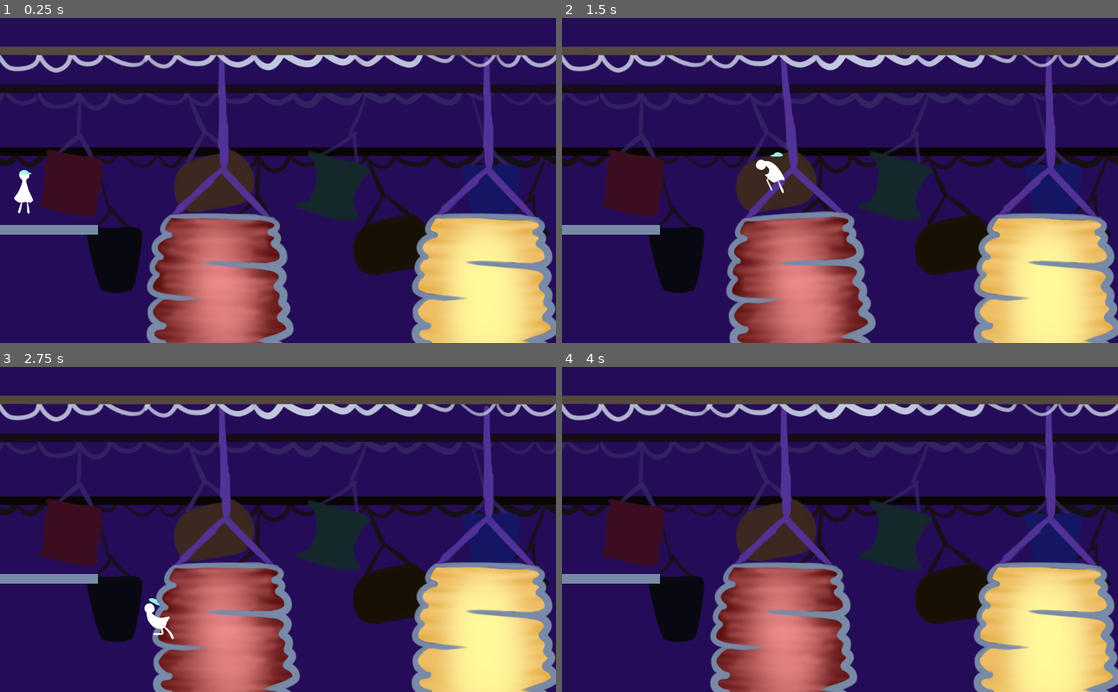
Above: before the commit, frames 1-4 (two rows, left to right).
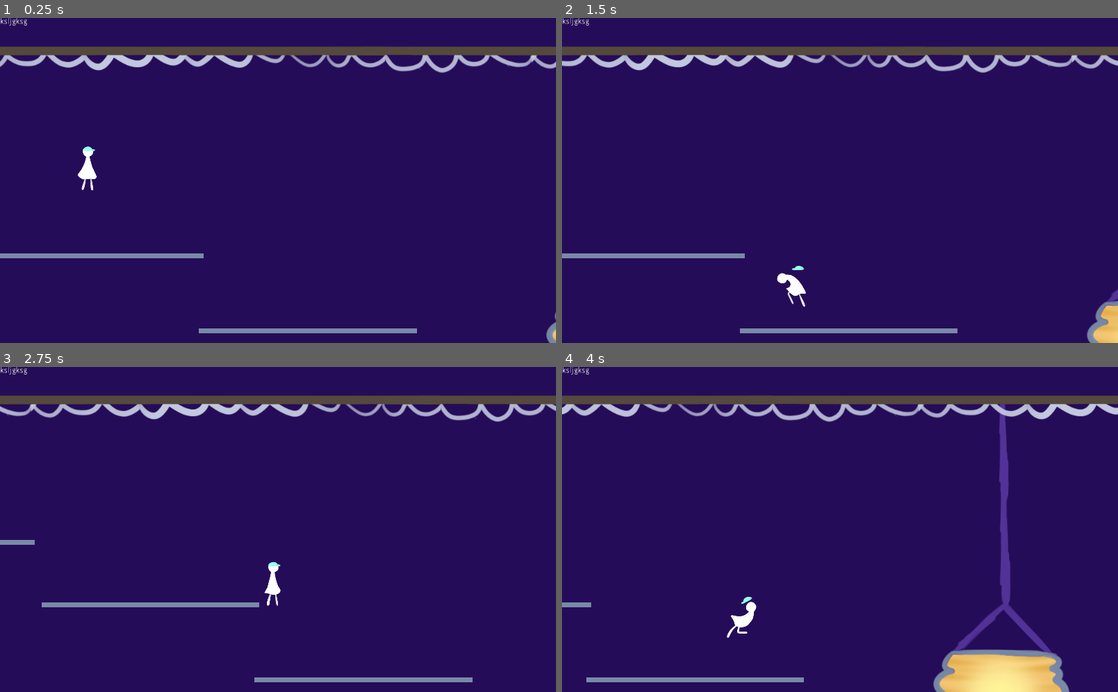
Above: after the commit, the same moments.

Repository: bucketfish/lanterns-mooncakes
Game: Godot game, scene res://base.tscn
Same seed, same stepped clock (60 frames per second), same inputs: the game is played once before the commit and once after it.
Inputs:
- Up to frame 1 (0.25 s): no input
- Up to frame 2 (1.5 s): hold Right (right) 0.53-1.28 s; hold Z (jump) 0.53-1.28 s; hold Left (left) from 1.28 s (still down); tap Z (jump) at 1.35 s
- Up to frame 3 (2.75 s): tap Z (jump) at 1.52, 1.82 s; release Left (left) at 2.03 s; hold Right (right) from 2.03 s (still down); hold Z (jump) from 2.03 s (still down)
- Up to frame 4 (4 s): release Z (jump) at 2.78 s; tap Z (jump) at 2.85, 3.02, 3.32 s; release Right (right) at 3.53 s; hold Left (left) from 3.53 s (still down); hold Z (jump) from 3.53 s (still down)

The runs differ from the first frame. In frame 1, 40% of the frame differs, in the area x 0-100%, y 0-100%; in frame 2, 40%; in frame 3, 40%; in frame 4, 41%.

Commit message:
levels done

Diff:
--- a/godot/base.gd
+++ b/godot/base.gd
@@ -3,7 +3,7 @@
 var state = "play"
 
 
-onready var debug = $debug
+onready var debug = $CanvasLayer/Control/debug
 onready var respawn = $respawn
 onready var player = $player
 # Called when the node enters the scene tree for the first time.
@@ -15,8 +15,9 @@
 # Called every frame. 'delta' is the elapsed time since the previous frame.
 #func _process(delta):
 #	pass
+func respawn():
+	player.global_position = respawn.global_position
 
-
-func _on_death_body_entered(body):
-	if body.is_in_group("player"):
-		body.global_position = respawn.global_position
+#func _on_death_body_entered(body):
+#	if body.is_in_group("player"):
+#		respawn()
--- a/godot/base.tscn
+++ b/godot/base.tscn
@@ -10,9 +10,7 @@
 [ext_resource path="res://floor.tscn" type="PackedScene" id=8]
 [ext_resource path="res://lanterns/stick.png" type="Texture" id=9]
 [ext_resource path="res://building/building.tscn" type="PackedScene" id=10]
-
-[sub_resource type="RectangleShape2D" id=1]
-extents = Vector2( 2000, 10 )
+[ext_resource path="res://building/building.png" type="Texture" id=11]
 
 [sub_resource type="RectangleShape2D" id=2]
 extents = Vector2( 312.5, 81.5 )
@@ -20,6 +18,14 @@
 [node name="base" type="Node2D"]
 script = ExtResource( 2 )
 
+[node name="Building" type="Sprite" parent="."]
+position = Vector2( -311, 333 )
+texture = ExtResource( 11 )
+
+[node name="floor5" parent="." instance=ExtResource( 8 )]
+position = Vector2( -14, -274 )
+rotation = 1.5708
+
 [node name="room1" type="Node2D" parent="."]
 
 [node name="lantern" parent="room1" instance=ExtResource( 3 )]
@@ -51,6 +57,7 @@
 texture = ExtResource( 4 )
 
 [node name="floor" parent="room1" instance=ExtResource( 8 )]
+position = Vector2( -890, 280 )
 
 [node name="floor2" parent="room1" instance=ExtResource( 8 )]
 position = Vector2( 1311, 268 )
@@ -72,101 +79,366 @@
 position = Vector2( 3672, 247 )
 scale = Vector2( 0.1, 1 )
 
+[node name="building" parent="." instance=ExtResource( 10 )]
+position = Vector2( 4198, 0 )
+scale = Vector2( -1, 1 )
+
+[node name="room2" type="Node2D" parent="."]
+position = Vector2( -264, 0 )
+
+[node name="floor6" parent="room2" instance=ExtResource( 8 )]
+position = Vector2( 4697, 432 )
+scale = Vector2( 0.369178, 0.706312 )
+
+[node name="lantern3" parent="room2" instance=ExtResource( 3 )]
+position = Vector2( 5561, 82 )
+collision_mask = 0
+
+[node name="Sprite" parent="room2/lantern3" index="0"]
+position = Vector2( 2, 281 )
+texture = ExtResource( 5 )
+
+[node name="CollisionShape2D2" parent="room2/lantern3" index="1"]
+position = Vector2( -0.5, 363.5 )
+shape = SubResource( 2 )
+
+[node name="lantern6" parent="room2" instance=ExtResource( 3 )]
+position = Vector2( 6953, 68 )
+collision_mask = 0
+
+[node name="Sprite" parent="room2/lantern6" index="0"]
+position = Vector2( 2, 281 )
+texture = ExtResource( 5 )
+
+[node name="CollisionShape2D2" parent="room2/lantern6" index="1"]
+position = Vector2( -0.5, 363.5 )
+shape = SubResource( 2 )
+
+[node name="lantern7" parent="room2" instance=ExtResource( 3 )]
+position = Vector2( 8023, 63 )
+collision_mask = 0
+
+[node name="Sprite" parent="room2/lantern7" index="0"]
+position = Vector2( 2, 393 )
+texture = ExtResource( 5 )
+
+[node name="CollisionShape2D2" parent="room2/lantern7" index="1"]
+position = Vector2( -0.5, 475.5 )
+shape = SubResource( 2 )
+
+[node name="Sprite2" type="Sprite" parent="room2/lantern7"]
+position = Vector2( 9, 256 )
+texture = ExtResource( 9 )
+
+[node name="lantern8" parent="room2" instance=ExtResource( 3 )]
+position = Vector2( 8812, 65 )
+
+[node name="floor5" parent="room2" instance=ExtResource( 8 )]
+position = Vector2( 6251, 407 )
+scale = Vector2( 0.169119, 0.706312 )
+
+[node name="floor8" parent="room2" instance=ExtResource( 8 )]
+position = Vector2( 9072, 233 )
+scale = Vector2( 0.169119, 0.706312 )
+
+[node name="lantern2" parent="room2" instance=ExtResource( 3 )]
+position = Vector2( 9546, 72 )
+
+[node name="Sprite" parent="room2/lantern2" index="0"]
+texture = ExtResource( 4 )
+
+[node name="floor9" parent="room2" instance=ExtResource( 8 )]
+position = Vector2( 9825, 233 )
+scale = Vector2( 0.169119, 0.706312 )
+
+[node name="floor10" parent="room2" instance=ExtResource( 8 )]
+position = Vector2( 10091, 376 )
+scale = Vector2( 0.169119, 0.706312 )
+
+[node name="floor11" parent="room2" instance=ExtResource( 8 )]
+position = Vector2( 11233, 432 )
+scale = Vector2( 0.169119, 0.706312 )
+
+[node name="lantern9" parent="room2" instance=ExtResource( 3 )]
+position = Vector2( 10717, 66 )
+collision_mask = 0
+
+[node name="Sprite" parent="room2/lantern9" index="0"]
+position = Vector2( 2, 393 )
+texture = ExtResource( 5 )
+
+[node name="CollisionShape2D2" parent="room2/lantern9" index="1"]
+position = Vector2( -0.5, 475.5 )
+shape = SubResource( 2 )
+
+[node name="Sprite2" type="Sprite" parent="room2/lantern9"]
+position = Vector2( 9, 256 )
+texture = ExtResource( 9 )
+
+[node name="building2" parent="." instance=ExtResource( 10 )]
+position = Vector2( 11382, 0 )
+rotation = 3.14159
+scale = Vector2( -1, -1 )
+
+[node name="room3" type="Node2D" parent="."]
+position = Vector2( 11974, 0 )
+
+[node name="floor5" parent="room3" instance=ExtResource( 8 )]
+position = Vector2( -171, 244 )
+scale = Vector2( 0.169119, 0.706312 )
+
+[node name="floor6" parent="room3" instance=ExtResource( 8 )]
+position = Vector2( 556, 250 )
+scale = Vector2( 0.3, 1 )
+
+[node name="lantern2" parent="room3" instance=ExtResource( 3 )]
+position = Vector2( 1308, 58 )
+
+[node name="Sprite" parent="room3/lantern2" index="0"]
+texture = ExtResource( 4 )
+
+[node name="floor7" parent="room3" instance=ExtResource( 8 )]
+position = Vector2( 2102, 499 )
+scale = Vector2( 0.3, 1 )
+
+[node name="lantern10" parent="room3" instance=ExtResource( 3 )]
+position = Vector2( 3224, 62 )
+collision_mask = 0
+
+[node name="Sprite" parent="room3/lantern10" index="0"]
+position = Vector2( 2, 393 )
+texture = ExtResource( 5 )
+
+[node name="CollisionShape2D2" parent="room3/lantern10" index="1"]
+position = Vector2( -0.5, 475.5 )
+shape = SubResource( 2 )
+
+[node name="Sprite2" type="Sprite" parent="room3/lantern10"]
+position = Vector2( 9, 256 )
+texture = ExtResource( 9 )
+
+[node name="floor8" parent="room3" instance=ExtResource( 8 )]
+position = Vector2( 4105, 272 )
+scale = Vector2( 0.3, 1 )
+
+[node name="floor10" parent="room3" instance=ExtResource( 8 )]
+position = Vector2( 4416, 54 )
+rotation = 1.5708
+scale = Vector2( 0.2, 1 )
+
+[node name="floor9" parent="room3" instance=ExtResource( 8 )]
+position = Vector2( 4108, 538 )
+scale = Vector2( 0.5, 1 )
+
+[node name="floor11" parent="room3" instance=ExtResource( 8 )]
+position = Vector2( 4849, 435 )
+scale = Vector2( 0.3, 1 )
+
+[node name="lantern8" parent="room3" instance=ExtResource( 3 )]
+position = Vector2( 5568, 58 )
+
+[node name="lantern3" parent="room3" instance=ExtResource( 3 )]
+position = Vector2( 6350, 61 )
+
+[node name="Sprite" parent="room3/lantern3" index="0"]
+position = Vector2( 10, 441 )
+texture = ExtResource( 4 )
+
+[node name="CollisionShape2D2" parent="room3/lantern3" index="1"]
+position = Vector2( 0, 528.5 )
+
+[node name="Sprite2" type="Sprite" parent="room3/lantern3"]
+position = Vector2( 7, 264 )
+texture = ExtResource( 9 )
+
+[node name="floor12" parent="room3" instance=ExtResource( 8 )]
+position = Vector2( 7165, 568 )
+scale = Vector2( 1.02, 1 )
+
+[node name="floor13" parent="room3" instance=ExtResource( 8 )]
+position = Vector2( 8070, 383 )
+scale = Vector2( 0.18, 1 )
+
+[node name="lantern9" parent="room3" instance=ExtResource( 3 )]
+position = Vector2( 8556, 61 )
+
+[node name="floor14" parent="room3" instance=ExtResource( 8 )]
+position = Vector2( 9026, 452 )
+scale = Vector2( 0.18, 1 )
+
+[node name="lantern6" parent="room3" instance=ExtResource( 3 )]
+position = Vector2( 9883, 68 )
+collision_mask = 0
+
+[node name="Sprite" parent="room3/lantern6" index="0"]
+position = Vector2( 2, 281 )
+texture = ExtResource( 5 )
+
+[node name="CollisionShape2D2" parent="room3/lantern6" index="1"]
+position = Vector2( -0.5, 363.5 )
+shape = SubResource( 2 )
+
+[node name="floor15" parent="room3" instance=ExtResource( 8 )]
+position = Vector2( 10797, 247 )
+scale = Vector2( 0.18, 1 )
+
+[node name="building3" parent="." instance=ExtResource( 10 )]
+position = Vector2( 23383, 0 )
+scale = Vector2( -1, 1 )
+
+[node name="room4" type="Node2D" parent="."]
+position = Vector2( 23763, 24 )
+
+[node name="floor5" parent="room4" instance=ExtResource( 8 )]
+position = Vector2( -151, 408 )
+scale = Vector2( 0.169119, 0.706312 )
+
+[node name="lantern3" parent="room4" instance=ExtResource( 3 )]
+position = Vector2( 311, 35 )
+
+[node name="Sprite" parent="room4/lantern3" index="0"]
+position = Vector2( 10, 465 )
+texture = ExtResource( 4 )
+
+[node name="CollisionShape2D2" parent="room4/lantern3" index="1"]
+position = Vector2( 0, 552.5 )
+
+[node name="Sprite2" type="Sprite" parent="room4/lantern3"]
+position = Vector2( 7, 264 )
+texture = ExtResource( 9 )
+
+[node name="floor6" parent="room4" instance=ExtResource( 8 )]
+position = Vector2( 550, 428 )
+scale = Vector2( 0.169119, 0.706312 )
+
+[node name="floor7" parent="room4" instance=ExtResource( 8 )]
+position = Vector2( 550, 293 )
+scale = Vector2( 0.609197, 0.706312 )
+
+[node name="lantern9" parent="room4" instance=ExtResource( 3 )]
+position = Vector2( 1728, 37 )
+
+[node name="lantern10" parent="room4" instance=ExtResource( 3 )]
+position = Vector2( 2451, 48 )
+
+[node name="lantern4" parent="room4" instance=ExtResource( 3 )]
+position = Vector2( 3388, 35 )
+
+[node name="Sprite" parent="room4/lantern4" index="0"]
+position = Vector2( 10, 465 )
+texture = ExtResource( 4 )
+
+[node name="CollisionShape2D2" parent="room4/lantern4" index="1"]
+position = Vector2( 0, 552.5 )
+
+[node name="Sprite2" type="Sprite" parent="room4/lantern4"]
+position = Vector2( 7, 264 )
+texture = ExtResource( 9 )
+
+[node name="lantern5" parent="room4" instance=ExtResource( 3 )]
+position = Vector2( 4172, 37 )
+
+[node name="Sprite" parent="room4/lantern5" index="0"]
+position = Vector2( 10, 345 )
+texture = ExtResource( 4 )
+
+[node name="CollisionShape2D2" parent="room4/lantern5" index="1"]
+position = Vector2( 0, 432.5 )
+
+[node name="Sprite2" type="Sprite" parent="room4/lantern5"]
+position = Vector2( 7, 264 )
+texture = ExtResource( 9 )
+
+[node name="lantern6" parent="room4" instance=ExtResource( 3 )]
+position = Vector2( 4982, 46 )
+collision_mask = 0
+
+[node name="Sprite" parent="room4/lantern6" index="0"]
+position = Vector2( 2, 281 )
+texture = ExtResource( 5 )
+
+[node name="CollisionShape2D2" parent="room4/lantern6" index="1"]
+position = Vector2( -0.5, 363.5 )
+shape = SubResource( 2 )
+
+[node name="lantern11" parent="room4" instance=ExtResource( 3 )]
+position = Vector2( 6081, 36 )
+collision_mask = 0
+
+[node name="Sprite" parent="room4/lantern11" index="0"]
+position = Vector2( 2, 451 )
+texture = ExtResource( 5 )
+
+[node name="CollisionShape2D2" parent="room4/lantern11" index="1"]
+position = Vector2( -0.5, 533.5 )
+shape = SubResource( 2 )
+
+[node name="Sprite2" type="Sprite" parent="room4/lantern11"]
+position = Vector2( 9, 256 )
+texture = ExtResource( 9 )
+
+[node name="floor8" parent="room4" instance=ExtResource( 8 )]
+position = Vector2( 6834, 300 )
+scale = Vector2( 0.371121, 0.498877 )
+
+[node name="floor9" parent="room4" instance=ExtResource( 8 )]
+position = Vector2( 7248, 416 )
+scale = Vector2( 0.371121, 0.498877 )
+
+[node name="floor10" parent="room4" instance=ExtResource( 8 )]
+position = Vector2( 7640, 554 )
+scale = Vector2( 0.371121, 0.498877 )
+
+[node name="lantern7" parent="room4" instance=ExtResource( 3 )]
+position = Vector2( 8405, 35 )
+
+[node name="Sprite" parent="room4/lantern7" index="0"]
+position = Vector2( 10, 465 )
+texture = ExtResource( 4 )
+
+[node name="CollisionShape2D2" parent="room4/lantern7" index="1"]
+position = Vector2( 0, 552.5 )
+
+[node name="Sprite2" type="Sprite" parent="room4/lantern7"]
+position = Vector2( 7, 264 )
+texture = ExtResource( 9 )
+
+[node name="floor11" parent="room4" instance=ExtResource( 8 )]
+position = Vector2( 9031, 232 )
+scale = Vector2( 0.371121, 0.498877 )
+
+[node name="lantern12" parent="room4" instance=ExtResource( 3 )]
+position = Vector2( 9741, 37 )
+
+[node name="floor12" parent="room4" instance=ExtResource( 8 )]
+position = Vector2( 10376, 406 )
+scale = Vector2( 0.131199, 0.498877 )
+
+[node name="building4" parent="." instance=ExtResource( 10 )]
+position = Vector2( 34506, 0 )
+rotation = 3.14159
+scale = Vector2( -1, -1 )
+
+[node name="respawn" type="Position2D" parent="."]
+position = Vector2( 31196, 213 )
+
 [node name="line" type="TextureRect" parent="."]
 margin_left = -2.0
 margin_top = -49.0
-margin_right = 11740.0
+margin_right = 38283.0
 margin_bottom = 551.0
 texture = ExtResource( 6 )
 stretch_mode = 2
 
-[node name="death" type="Area2D" parent="."]
-position = Vector2( -86, 622 )
-scale = Vector2( 10, 1 )
-collision_layer = 2
-
-[node name="CollisionShape2D" type="CollisionShape2D" parent="death"]
-position = Vector2( 657.333, 29 )
-scale = Vector2( 0.333333, 1 )
-shape = SubResource( 1 )
-
-[node name="debug" type="Label" parent="."]
-margin_right = 40.0
-margin_bottom = 14.0
-
-[node name="respawn" type="Position2D" parent="."]
-position = Vector2( 46, 256 )
-
-[node name="building" parent="." instance=ExtResource( 10 )]
-position = Vector2( 4198, 0 )
-scale = Vector2( -1, 1 )
-
-[node name="room2" type="Node2D" parent="."]
-position = Vector2( -264, 0 )
-
-[node name="floor6" parent="room2" instance=ExtResource( 8 )]
-position = Vector2( 4697, 432 )
-scale = Vector2( 0.369178, 0.706312 )
-
-[node name="lantern3" parent="room2" instance=ExtResource( 3 )]
-position = Vector2( 5561, 82 )
-collision_mask = 0
-
-[node name="Sprite" parent="room2/lantern3" index="0"]
-position = Vector2( 2, 281 )
-texture = ExtResource( 5 )
-
-[node name="CollisionShape2D2" parent="room2/lantern3" index="1"]
-position = Vector2( -0.5, 363.5 )
-shape = SubResource( 2 )
-
-[node name="lantern6" parent="room2" instance=ExtResource( 3 )]
-position = Vector2( 6953, 68 )
-collision_mask = 0
-
-[node name="Sprite" parent="room2/lantern6" index="0"]
-position = Vector2( 2, 281 )
-texture = ExtResource( 5 )
-
-[node name="CollisionShape2D2" parent="room2/lantern6" index="1"]
-position = Vector2( -0.5, 363.5 )
-shape = SubResource( 2 )
-
-[node name="lantern7" parent="room2" instance=ExtResource( 3 )]
-position = Vector2( 8023, 63 )
-collision_mask = 0
-
-[node name="Sprite" parent="room2/lantern7" index="0"]
-position = Vector2( 2, 393 )
-texture = ExtResource( 5 )
-
-[node name="CollisionShape2D2" parent="room2/lantern7" index="1"]
-position = Vector2( -0.5, 475.5 )
-shape = SubResource( 2 )
-
-[node name="Sprite2" type="Sprite" parent="room2/lantern7"]
-position = Vector2( 9, 256 )
-texture = ExtResource( 9 )
-
-[node name="lantern8" parent="room2" instance=ExtResource( 3 )]
-position = Vector2( 8812, 65 )
-
-[node name="floor5" parent="room2" instance=ExtResource( 8 )]
-position = Vector2( 6251, 407 )
-scale = Vector2( 0.169119, 0.706312 )
-
-[node name="floor8" parent="room2" instance=ExtResource( 8 )]
-position = Vector2( 9072, 233 )
-scale = Vector2( 0.169119, 0.706312 )
-
 [node name="player" parent="." groups=["player"] instance=ExtResource( 1 )]
-position = Vector2( 67, 265 )
+position = Vector2( 34292, 356 )
 
 [node name="Camera2D" type="Camera2D" parent="player"]
 position = Vector2( 100, -40 )
 current = true
 limit_left = 0
 limit_top = 0
+limit_right = 34902
 limit_bottom = 0
 drag_margin_h_enabled = true
 smoothing_enabled = true
@@ -204,7 +476,16 @@
 
 [node name="Tween" type="Tween" parent="player"]
 
-[connection signal="body_entered" from="death" to="." method="_on_death_body_entered"]
+[node name="CanvasLayer" type="CanvasLayer" parent="."]
+
+[node name="Control" type="Control" parent="CanvasLayer"]
+anchor_right = 1.0
+anchor_bottom = 1.0
+
+[node name="debug" type="Label" parent="CanvasLayer/Control"]
+margin_right = 40.0
+margin_bottom = 14.0
+text = "ksljgksg"
 
 [editable path="room1/lantern2"]
 [editable path="room1/lantern4"]
@@ -212,3 +493,15 @@
 [editable path="room2/lantern3"]
 [editable path="room2/lantern6"]
 [editable path="room2/lantern7"]
+[editable path="room2/lantern2"]
+[editable path="room2/lantern9"]
+[editable path="room3/lantern2"]
+[editable path="room3/lantern10"]
+[editable path="room3/lantern3"]
+[editable path="room3/lantern6"]
+[editable path="room4/lantern3"]
+[editable path="room4/lantern4"]
+[editable path="room4/lantern5"]
+[editable path="room4/lantern6"]
+[editable path="room4/lantern11"]
+[editable path="room4/lantern7"]
--- a/godot/building/building.tscn
+++ b/godot/building/building.tscn
@@ -10,6 +10,9 @@
 
 [sub_resource type="RectangleShape2D" id=2]
 extents = Vector2( 9, 116.75 )
+
+[sub_resource type="RectangleShape2D" id=4]
+extents = Vector2( 126.5, 248 )
 
 [node name="building" type="Node2D"]
 position = Vector2( 4000, 0 )
@@ -41,3 +44,10 @@
 [node name="CollisionShape2D3" type="CollisionShape2D" parent="StaticBody2D"]
 position = Vector2( -232, 116.75 )
 shape = SubResource( 2 )
+
+[node name="Area2D" type="Area2D" parent="."]
+position = Vector2( 189, -47 )
+
+[node name="CollisionShape2D" type="CollisionShape2D" parent="Area2D"]
+position = Vector2( -110, 259 )
+shape = SubResource( 4 )
--- a/godot/floor.tscn
+++ b/godot/floor.tscn
@@ -12,7 +12,7 @@
 shape = SubResource( 1 )
 
 [node name="ColorRect" type="ColorRect" parent="."]
-margin_left = -2.0
+margin_left = -10.0
 margin_top = -10.0
 margin_right = 1071.0
 margin_bottom = 8.0
--- a/godot/player/player.gd
+++ b/godot/player/player.gd
@@ -11,6 +11,9 @@
 	}
 
 #var pianosounds = [preload("res://audio/playersound/1.wav"), preload("res://audio/playersound/2.wav"), preload("res:// …(236 unchanged characters)…
+
+var candouble = true
+var doubled = false
 
 onready var camera = $Camera2D
 
@@ -65,6 +68,7 @@
 
 	if state == "falling" && onfloor:
 		set_state("land")
+
 #	if (onfloor) && !touching:
 #		touching = true
 #		set_state("land")
@@ -108,12 +112,21 @@
 
 		if onfloor:
 			set_state("idle")
+			doubled = false
 
 
 	if Input.is_action_just_pressed("jump"):
-		if onfloor && state != "jumping":
+		if (onfloor && state != "jumping") || (!doubled && candouble):
 			set_state("jumping")
+
+			doubled = false
+
 			curforce = jumpheight
+
+			if !onfloor && !doubled:
+				velocity.y = 0
+
+				doubled = true
 
 
 	if Input.is_action_pressed("jump"):
@@ -127,15 +140,24 @@
 		if velocity.y >= 0:
 			set_state("falling")
 
+		if onfloor && state == "falling":
+			set_state("idle")
+			doubled = false
+
 	#reseting values when hitting floor
-#	if onfloor:
+	if onfloor:
 #		curforce = jumpheight
+		doubled = false
+
 
 	velocity.y = clamp(velocity.y + gravity * delta, -1000, 1000)
 
+	if global_position.y > 630:
+		base.respawn()
 
 
-#	base.debug.text = state
+
+#	base.debug.text = state + ' ' + str(doubled)
 
 func _physics_process(delta):
 	get_input(delta)
Binary file changed: godot/building/building.png
Not shown: 1 places in godot/building/building.tscn that only renumber resources
Not shown, changed: clips/building.clip
Not shown, added: clips/cutscenes/intro-anim.clip
Not shown, added: clips/cutscenes/intro.clip
